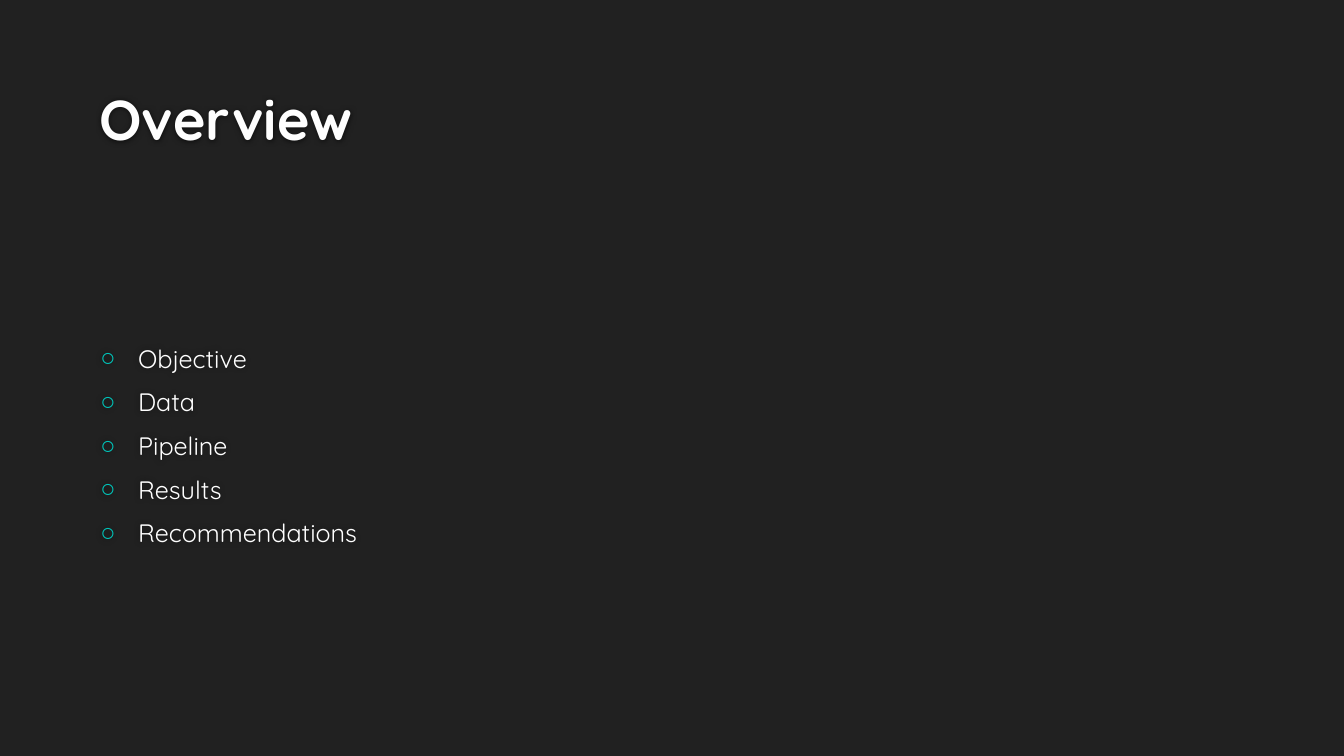
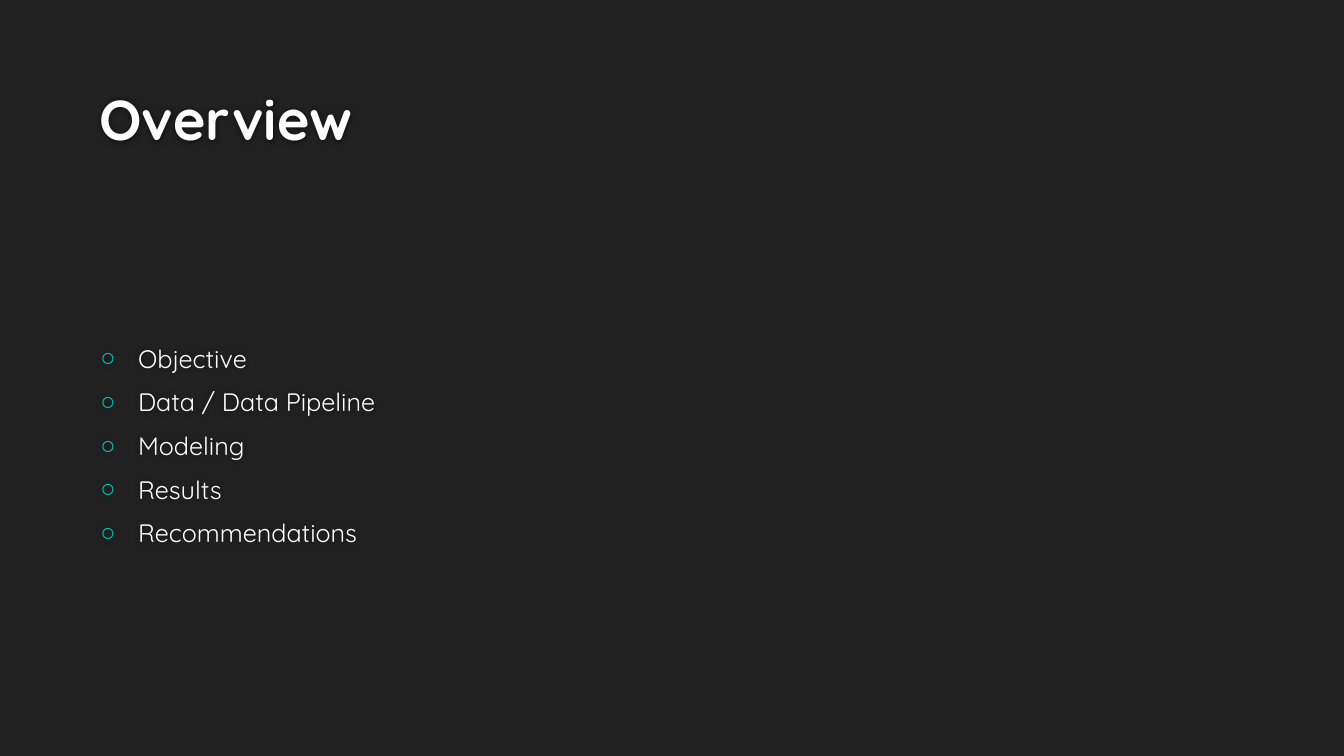
Before and after one commit to ChrisMichael11/Consumer_Complaint_Project, a slide deck: slide 2 of ppt/Consumer_Complaints.pptx. Drawn at 1344x756 pixels with LibreOffice and Linux fonts; fonts in the diff are those of the drawing; background and template pictures are left out. Boxes give left, top, right and bottom in pixels: in the first picture for what was removed or moved away, otherwise in the second. Text is boxed around its words. In the diff, an @@ line names an element or a change of style, - is before the commit and + after.

```diff
--- a/ppt/Consumer_Complaints.pptx
+++ b/ppt/Consumer_Complaints.pptx
@@ text at [138, 392, 375, 460]: text changed @@
-○ Data
-○ Pipeline
+○ Data / Data Pipeline
+○ Modeling
```
Also in this commit, not shown: 1 other slide changed, 5 slides added, 4 other files.
